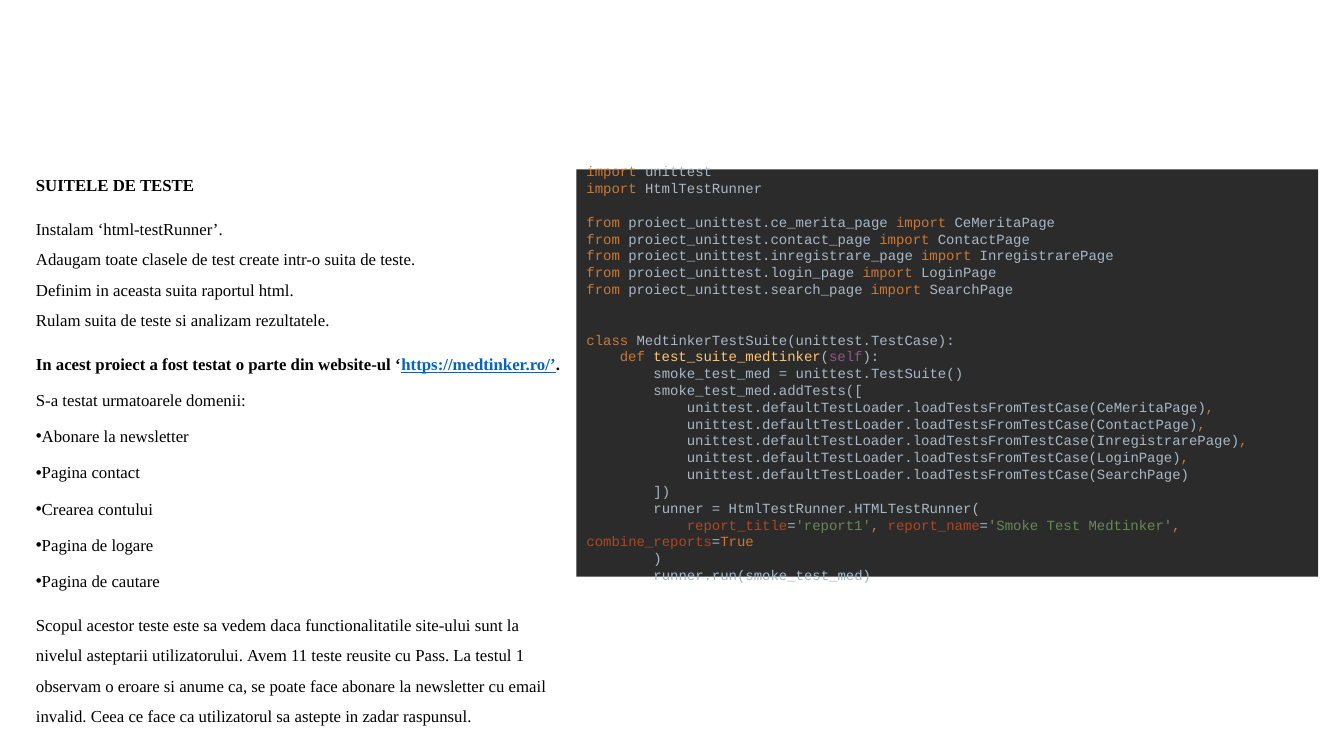
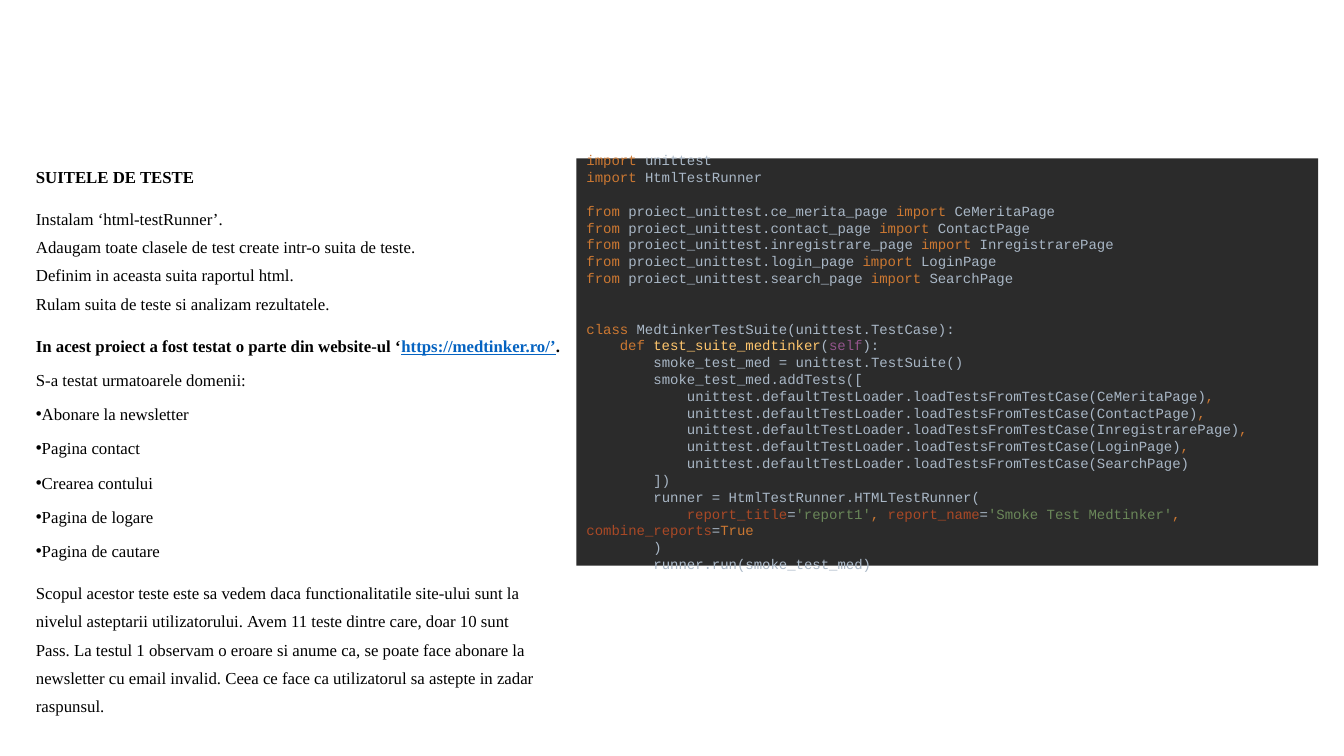
Before and after one commit to godavid128/Test_Website_medtinker, a slide deck: slide 13 of TEST WEBSITE MEDTINKER _GORODETCHI DAVID_27.05.2023.pptx. Drawn at 1344x756 pixels with LibreOffice and Linux fonts; fonts in the diff are those of the drawing; background and template pictures are left out. Boxes give left, top, right and bottom in pixels: in the first picture for what was removed or moved away, otherwise in the second. Text is boxed around its words. In the diff, an @@ line names an element or a change of style, - is before the commit and + after.

```diff
--- a/TEST WEBSITE MEDTINKER _GORODETCHI DAVID_27.05.2023.pptx
+++ b/TEST WEBSITE MEDTINKER _GORODETCHI DAVID_27.05.2023.pptx
@@ text at [36,172,560,561]: line spacing 1.5 to 1.4; line spacing 1.1 to 1 @@
@@ text "import unittest import HtmlTestRunner from ...": place and size @@
-text "import unittest import HtmlTestRunner from ..." at [577,164,1319,582]
+text "import unittest import HtmlTestRunner from ..." at [577,153,1319,571]
@@ text at [36,587,533,716]: text changed @@
-Scopul acestor teste este sa vedem daca functionalitatile site-ului sunt la nivelul asteptarii utilizatorului. Avem 11 teste reusite cu Pass. La testul 1 observam o eroare si anume ca, se poate face abonare la newsletter cu email invalid. Ceea ce face ca utilizatorul sa astepte in zadar raspunsul.
+Scopul acestor teste este sa vedem daca functionalitatile site-ului sunt la nivelul asteptarii utilizatorului. Avem 11 teste dintre care, doar 10 sunt Pass. La testul 1 observam o eroare si anume ca, se poate face abonare la newsletter cu email invalid. Ceea ce face ca utilizatorul sa astepte in zadar raspunsul.
```
Also in this commit, not shown: 9 other slides changed, 4 other files.
